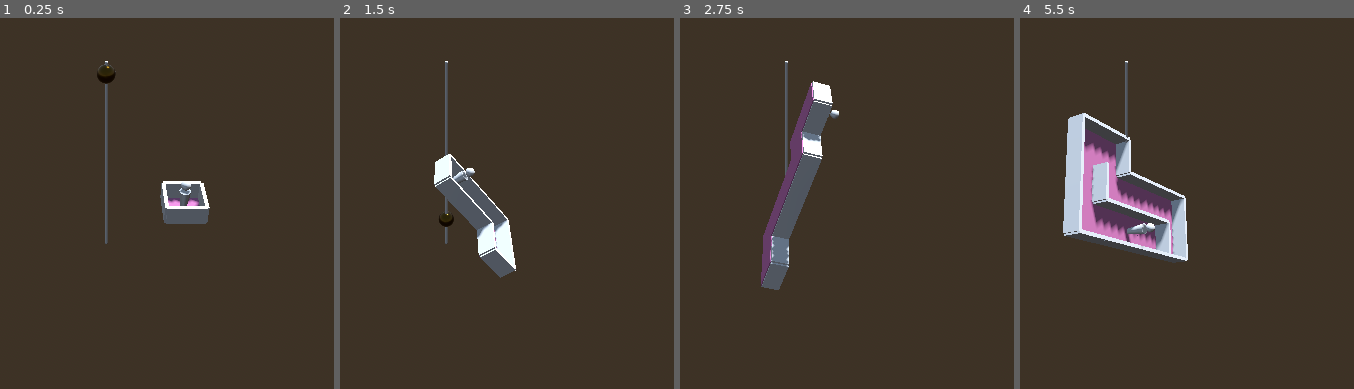
Above: before the commit, frames 1-4 (left to right).
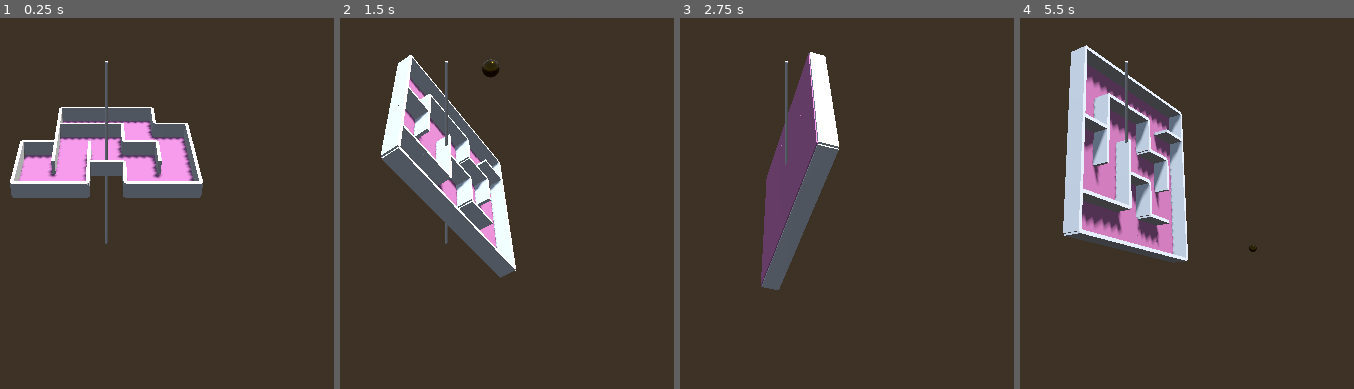
Above: after the commit, the same moments.

Repository: unblinky/gravity-guru
Game: Godot game, scene res://Main/Main.tscn
The game is run twice, just before and just after one commit, with the same random seed, the same clock (stepped at 60 frames per second) and the same inputs.
Inputs (mouse positions are in pixels of both pictures, inside the frame that each line leads up to):
- Up to frame 1 (0.25 s): no input
- Up to frame 2 (1.5 s): move the mouse to (623, 140) at 0.52 s; hold D (tilt_right) 0.53-1.25 s; click (623, 140) at 0.67 s; drag from (outside the picture) to (406, 255) at 1.27 s
- Up to frame 3 (2.75 s): move the mouse to (867, 66) at 2.02 s; hold D (tilt_right) from 2.03 s (still down)
- Up to frame 4 (5.5 s): release D (tilt_right) at 2.75 s; drag from (1086, 255) to (outside the picture) at 2.77 s; move the mouse to (outside the picture) at 3.52 s; hold A (tilt_left) 3.53-4.25 s; drag from (outside the picture) to (outside the picture) at 4.27 s; move the mouse to (1166, 162) at 5.02 s; hold S (tilt_back) from 5.03 s (still down); click (1166, 162) at 5.17 s

The runs differ from the first frame. In frame 1, 12% of the frame differs, in the area x 2-63%, y 12-56%; in frame 2, 10%; in frame 3, 5.4%; in frame 4, 11%.

Commit message:
Random ball dropping.

Diff:
--- a/Code/Main/Main.gd
+++ b/Code/Main/Main.gd
@@ -1,2 +1,8 @@
 extends Node
 class_name Main
+
+const MAZE = preload("res://Maze/Maze.tscn")
+
+func _ready() -> void:
+	var maze = MAZE.instantiate()
+	add_child(maze)
--- a/Code/Main/Main.tscn
+++ b/Code/Main/Main.tscn
@@ -1,8 +1,6 @@
-[gd_scene load_steps=9 format=3 uid="uid://0qbj0horj2er"]
+[gd_scene load_steps=7 format=3 uid="uid://0qbj0horj2er"]
 
 [ext_resource type="Script" uid="uid://6tci8eh6l5fe" path="res://Main/Main.gd" id="1_jw5p2"]
-[ext_resource type="PackedScene" uid="uid://ohqpknjli5po" path="res://Maze/Maze.tscn" id="3_amygn"]
-[ext_resource type="PackedScene" uid="uid://r2h000728m5f" path="res://Roller/Roller.tscn" id="3_ps1la"]
 [ext_resource type="PackedScene" uid="uid://dwgx1nqs372mh" path="res://Menu/Menu.tscn" id="4_ps1la"]
 
 [sub_resource type="ProceduralSkyMaterial" id="ProceduralSkyMaterial_amygn"]
@@ -38,11 +36,6 @@
 transform = Transform3D(1, 0, 0, 0, 1, -2.98023e-08, 0, 2.98023e-08, 1, 0, 0, 28.9617)
 fov = 49.0
 
-[node name="Roller" parent="." instance=ExtResource("3_ps1la")]
-transform = Transform3D(1, 0, 0, 0, 1, 0, 0, 0, 1, -0.0159316, 6.09563, 0.0153913)
-
-[node name="Maze" parent="." instance=ExtResource("3_amygn")]
-
 [node name="MeshInstance3D" type="MeshInstance3D" parent="."]
 mesh = SubResource("CapsuleMesh_amygn")
 
--- a/Code/Maze/Maze.gd
+++ b/Code/Maze/Maze.gd
@@ -6,7 +6,8 @@
 class_name Maze
 
 const ROOM: PackedScene = preload("res://Room/Room.tscn")
-const RANGER: PackedScene = preload("res://Ranger/Ranger.tscn")
+const ROLLER: PackedScene = preload("res://Roller/Roller.tscn")
+#const RANGER: PackedScene = preload("res://Ranger/Ranger.tscn")
 
 # Input.
 var tilt_speed: float = 75.0 # Degrees / sec.
@@ -14,24 +15,11 @@
 var dragging: bool = false
 
 # Maze generation.
-var await_time: float = 0.4
-var maze_width: int = 10 # Grid units.
-var maze_height: int = 10 # Grid units.
-var maze_offset: Vector3 ## Use to center the maze under the camera based on width and height.
-var room_count: int = 0 ## Number of rooms built so far.
-var total_rooms: int = maze_width * maze_height ## Build this many rooms.
-
-var ranger: Vector2i = Vector2i(0, 0) ## The "play head" for the current location in Grid space.
-var ranger_speed: float = 1 ## Grid distance per move.
-
-var current_room: Room ## Holds the current room while we tinker with it.
-var breadcrumbs: Array[Room] = [] ## A list of rooms where the ranger has been.
+var await_time: float = 0.0
 
 # Lerping.
 var post_drag_maze_rotation: Vector3
-var lerp_speed: float = 1.5 # radians / sec.
-
-# TODO: Quatrenion sollution?
+var lerp_speed: float = 1.5 ## radians / sec.
 var weight_x: float = 1.0 ## Pitch.
 var weight_z: float = 1.0 ## Roll.
 
@@ -42,14 +30,15 @@
 
 ## Generate a random maze.
 func Generate(dimensions: Vector2i):
-	var total_rooms: int = dimensions.x * dimensions.y
-	var breadcrumbs: Array[Room] # Grows and shrinks.
-	var visited_coords: Array[Vector2i] # Only grow.
+	var total_rooms: int = dimensions.x * dimensions.y ## Use to stop looping.
+	var visited_coords: Array[Vector2i] ## Only grows. Use to stop looping.
+	var breadcrumbs: Array[Room] ## Grows and shrinks. Store rooms that we can backtrack.
 
 	# Spawn the starting room.
 	var current_room: Room = ROOM.instantiate()
+	# Pick a random starting place.
 	current_room.coords = Vector2(randi_range(0, dimensions.x - 1), randi_range(0, dimensions.y - 1))
-	add_child(current_room)
+	add_child(current_room) # Add to the scene.
 
 	# Find the maze's center so we can offset the rooms around the origin.
 	var maze_center: Vector2
@@ -57,19 +46,19 @@
 	maze_center.y = dimensions.y * current_room.dimensions.y / 2.0 - 1
 	current_room.Reposition(maze_center)
 
-	var ranger = RANGER.instantiate()
-	ranger.position = current_room.position
-	add_child(ranger)
+	#var ranger = RANGER.instantiate()
+	#ranger.position = current_room.position
+	#add_child(ranger)
 
 	# Store location in order to find the next room.
-	breadcrumbs.append(current_room) # Grow and shrink.
+	breadcrumbs.append(current_room) # Grows and shrinks.
 	visited_coords.append(current_room.coords) # Only increases.
 
 	while visited_coords.size() < total_rooms:
 		# Pause the execution of our game for a bit.
 		await get_tree().create_timer(await_time).timeout
 
-		var grid_neighbors: Array[Vector2i]
+		var grid_neighbors: Array[Vector2i] # In coords.
 
 		# As long as the room is NOT located along the NORTH side.
 		if current_room.coords.y > 0:
@@ -97,7 +86,7 @@
 
 		# Pick up a breadcrumb.
 		if grid_neighbors.is_empty():
-			current_room = breadcrumbs.pop_back()
+			current_room = breadcrumbs.pop_back() # Backtrack using the last added room.
 		else:
 			var neighbor_coords: Vector2i = grid_neighbors.pop_at(randi_range(0, grid_neighbors.size() - 1))
 
@@ -105,13 +94,22 @@
 			next_room.coords = neighbor_coords
 			add_child(next_room)
 			next_room.Reposition(maze_center)
-			current_room.OpenPassage(next_room)
+			current_room.OpenPassage(next_room) # Knock down walls between both rooms.
 			current_room = next_room
 
 			breadcrumbs.append(current_room)
 			visited_coords.append(current_room.coords)
 
-		ranger.position = current_room.position
+	# Before exiting the maze generation.
+	var roller = ROLLER.instantiate()
+	roller.position.y = 6 # Meteres.
+
+	var coord = visited_coords.pick_random()
+	roller.position.x = coord.x * current_room.dimensions.x - maze_center.x
+	roller.position.z = coord.y * current_room.dimensions.y - maze_center.y
+	add_child(roller)
+
+	#ranger.position = current_room.position
 
 
 func _process(delta: float) -> void:
@@ -151,76 +149,3 @@
 			rotation_degrees.x += event.relative.y * mouse_sensitivity
 			rotation_degrees.z -= event.relative.x * mouse_sensitivity
 			print("Relative: ", event.relative)
-
-
-
-
-#
-#
-### Create and validate a scouting location. Run from a loop.
-#func ScoutAndBuild():
-	#var wall = current_room.DisableRandomWall()
-	#
-	## No more walls to search with.
-	#if wall == null:
-		#if not breadcrumbs.is_empty():
-			## Pop the last element in the array to rewind the `current_room`.
-			#current_room = breadcrumbs.pop_back()
-	#
-	## Scout the location in the wall's direciton.
-	#else:
-		#var scout: Vector2i = current_room.grid_location
-		#match wall.direction:
-			#Wall.Direction.NORTH:
-				#scout.y -= 1
-			#Wall.Direction.EAST:
-				#scout.x += 1
-			#Wall.Direction.SOUTH:
-				#scout.y += 1
-			#Wall.Direction.WEST:
-				#scout.x -= 1
-		#
-		## Checking for valid maze boundries.
-		#if scout.x >= 0 && scout.x < maze_width && scout.y >= 0 && scout.y < maze_height:
-			## Have we already built a room here?
-			#if not SearchBreadcrumbs(scout):
-				#wall.queue_free() # Knock out the scouting wall.
-				#BuildRoom(scout, ranger)
-#
-#
-### Returns true if found.
-#func SearchBreadcrumbs(location: Vector2i):
-	#for room in breadcrumbs:
-		## Found the grid location in the breadcrumbs.
-		#if room.grid_location == location:
-			#return true
-	#return false
-#
-#
-### Spawn a room around the `scout` location and knock down the wall between the `ranger` location.
-#func BuildRoom(scout: Vector2i, ranger: Vector2i):
-	#await get_tree().create_timer(0.8).timeout
-	#print("New Room at: ", scout)
-	#
-	#var room = ROOM.instantiate()
-	#room.grid_location = scout
-	#room.position = Vector3(scout.x * room.size.x, 0, scout.y * room.size.y) - maze_offset
-	#add_child(room) # Add the new room to the scene tree.
-	#breadcrumbs.append(room) # Add to the end of the breadcrumbs list.
-	#room_count += 1
-	#print("Room count: ", room_count)
-	#
-	## Which wall do we want to knock down?
-	#if  ranger.y < scout.y:
-		#room.RemoveWall(Wall.Direction.NORTH)
-	#elif ranger.x > scout.x:
-		#room.RemoveWall(Wall.Direction.EAST)
-	#elif ranger.y > scout.y:
-		#room.RemoveWall(Wall.Direction.SOUTH)
-	#elif ranger.x < scout.x:
-		#room.RemoveWall(Wall.Direction.WEST)
-	#else:
-		#print("Should never get here.")
-	#
-	#ranger = room.grid_location
-	#current_room = room
